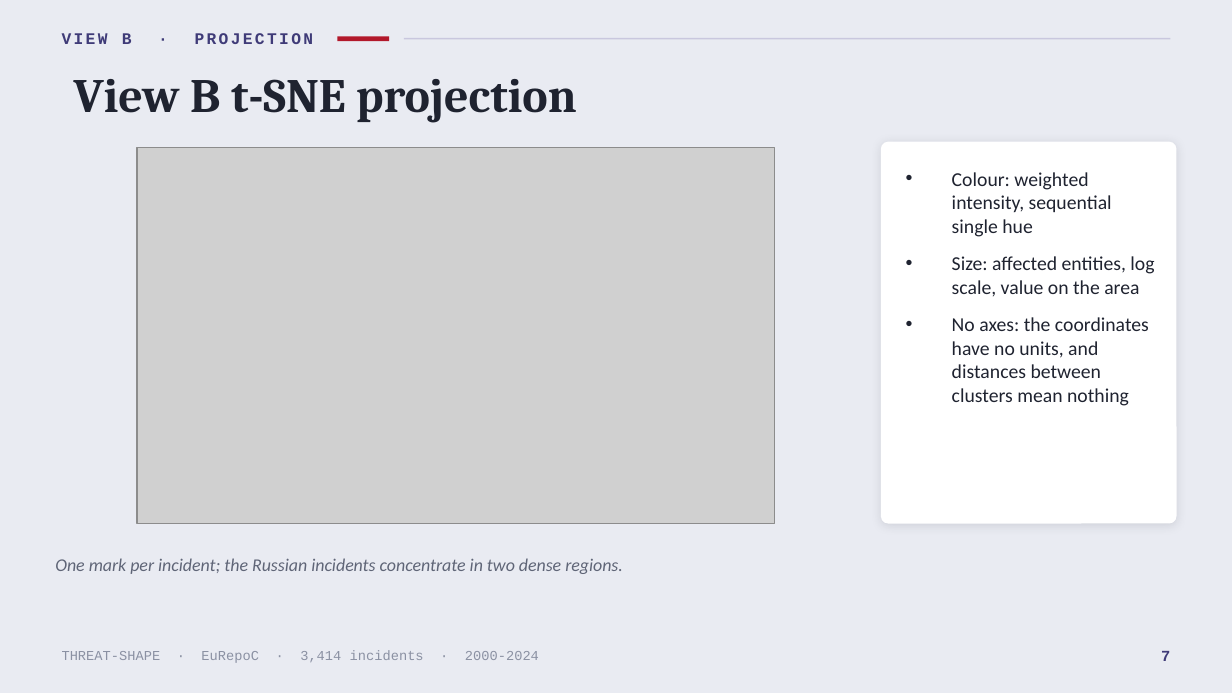
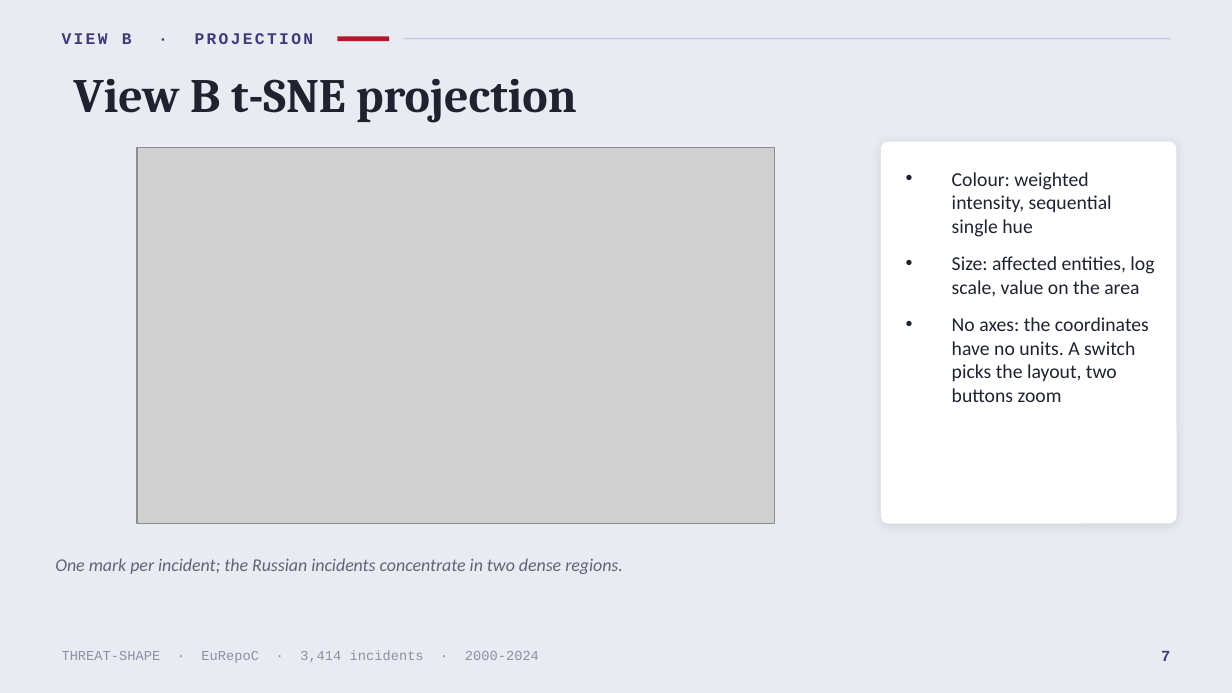
Before and after one commit to SamueleProietti/Visual_Analytics-Project, a slide deck: slide 7 of docs/slides/Threat-Shape.pptx. Drawn at 1232x693 pixels with LibreOffice and Linux fonts; fonts in the diff are those of the drawing; grey boxes stand for pictures. Boxes give left, top, right and bottom in pixels: in the first picture for what was removed or moved away, otherwise in the second. Text is boxed around its words. In the diff, an @@ line names an element or a change of style, - is before the commit and + after.

```diff
--- a/docs/slides/Threat-Shape.pptx
+++ b/docs/slides/Threat-Shape.pptx
@@ text at bbox=[952, 317, 1149, 402]: text changed @@
-• No axes: the coordinates have no units, and distances between clusters mean nothing
+• No axes: the coordinates have no units. A switch picks the layout, two buttons zoom
```
Also in this commit, not shown: 4 other slides changed, 2 slides added, 2 slides removed, 28 other files.
